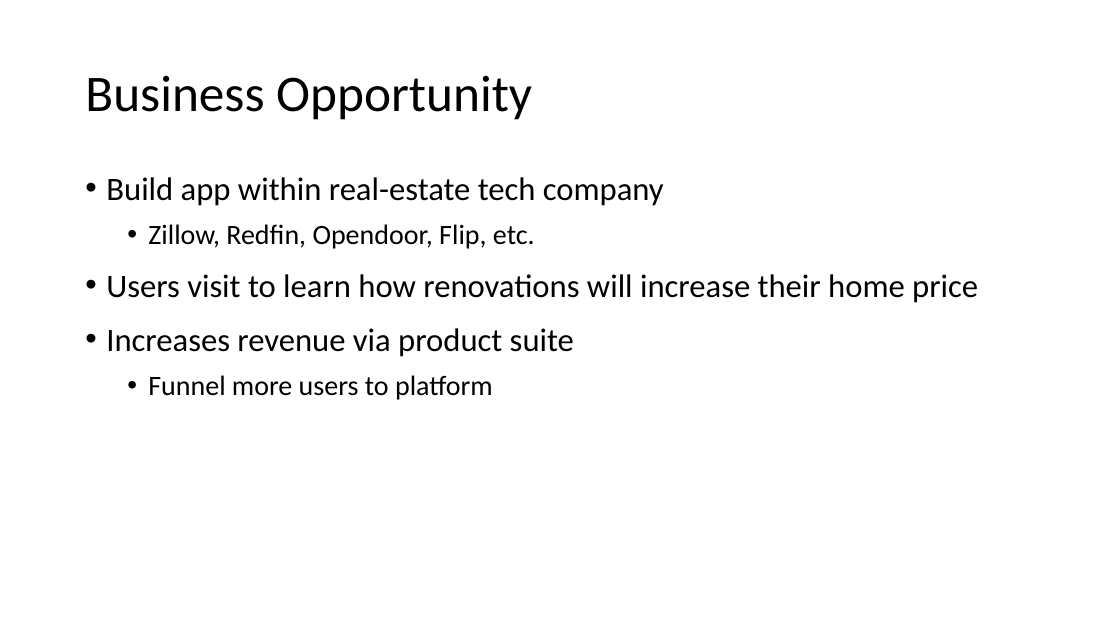
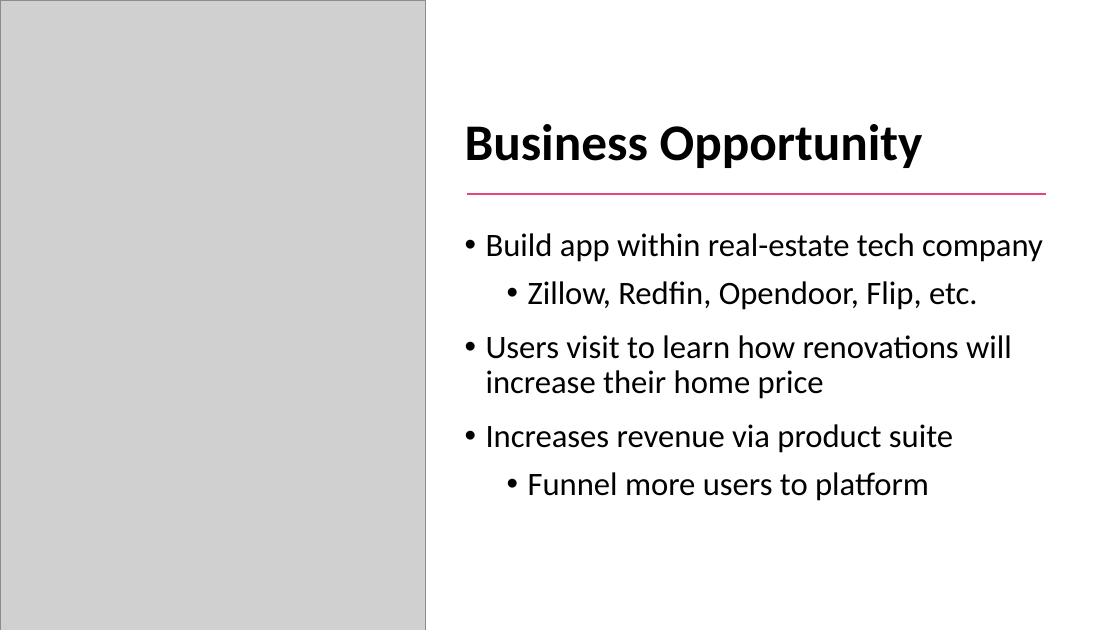
Before and after one commit to jpetoskey/Renovate_to_increase_SalePrice, a slide deck: slide 4 of Return_on_Renovation_Pres.pptx. Drawn at 1120x630 pixels with LibreOffice and Linux fonts; fonts in the diff are those of the drawing; grey boxes stand for pictures. Boxes give left, top, right and bottom in pixels: in the first picture for what was removed or moved away, otherwise in the second. Text is boxed around its words. In the diff, an @@ line names an element or a change of style, - is before the commit and + after.

```diff
--- a/Return_on_Renovation_Pres.pptx
+++ b/Return_on_Renovation_Pres.pptx
@@ picture added at (0, 0, 426, 630) @@
@@ title "Business Opportunity": place and size @@
-title "Business Opportunity" at (85, 75, 532, 120)
+title "Business Opportunity" at (465, 124, 923, 168)
@@ title "Business Opportunity" at (465, 124, 923, 168): bold on; vertical alignment middle to bottom @@
@@ line added from (467, 194) to (1047, 194), #E64380 1.5 pt @@
@@ text "Build app within real-estate tech ...": place and size @@
-text "Build app within real-estate tech ..." at (106, 177, 978, 400)
+text "Build app within real-estate tech ..." at (486, 233, 1043, 501)
@@ text at (528, 281, 978, 501): size 24 to 28 pt in "Zillow, Redfin, Opendoor, Flip, etc.", "Funnel more users to platform" @@
```
Also in this commit, not shown: 1 other file.
